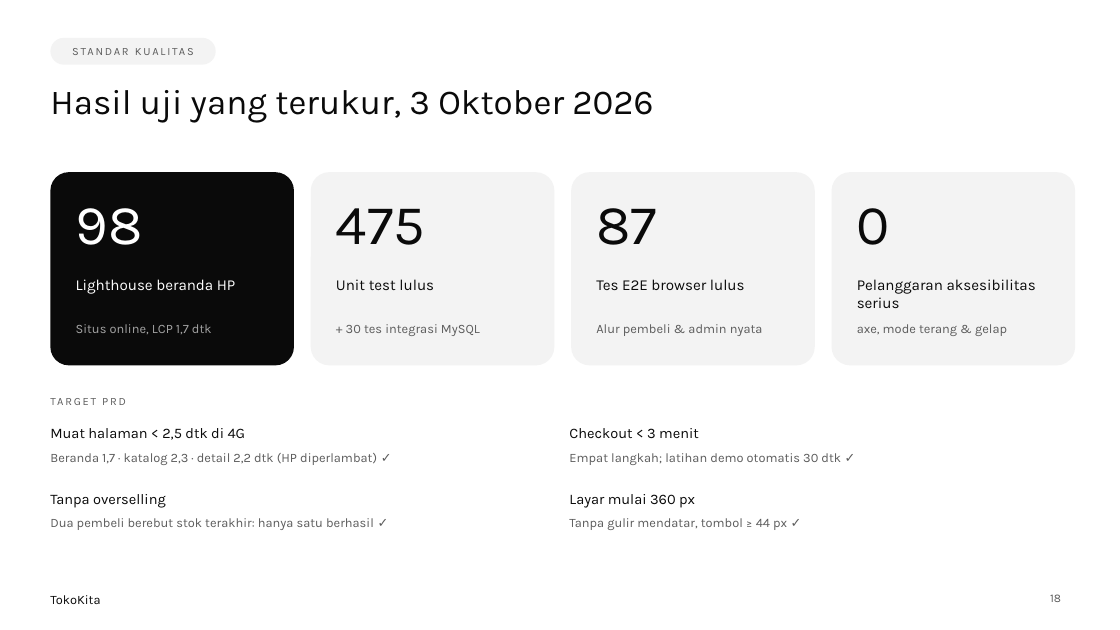
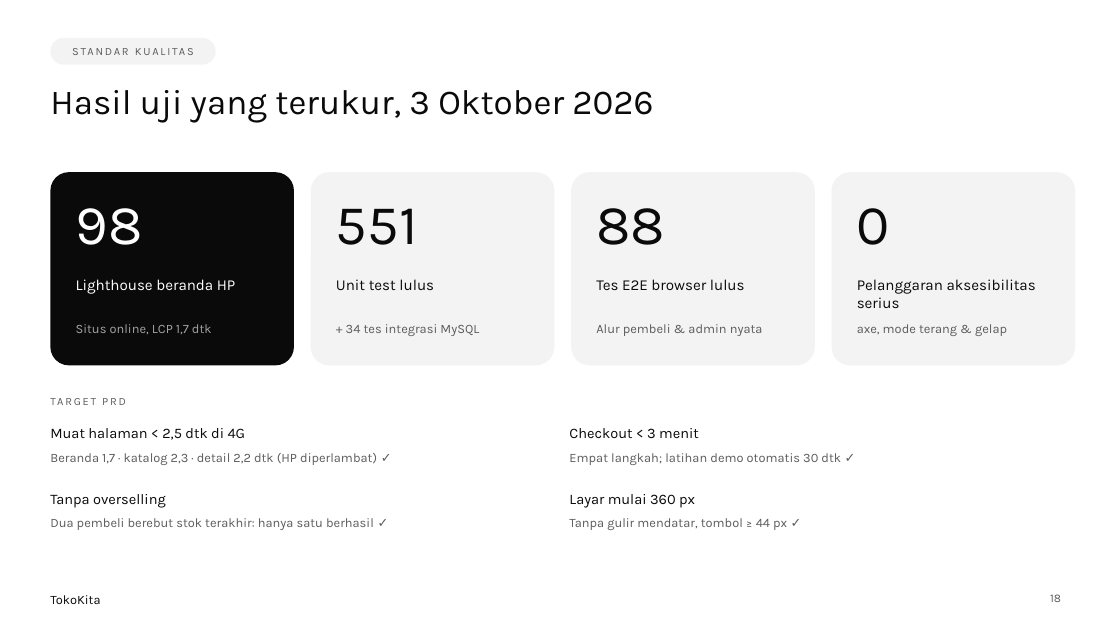
Before and after one commit to Magang-Project-Cmlabs/ecommerce, a slide deck: slide 18 of docs/Presentasi_ECommerce_TokoKita.pptx. Drawn at 1120x630 pixels with LibreOffice and Linux fonts; fonts in the diff are those of the drawing. Boxes give left, top, right and bottom in pixels: in the first picture for what was removed or moved away, otherwise in the second. Text is boxed around its words. In the diff, an @@ line names an element or a change of style, - is before the commit and + after.

```diff
--- a/docs/Presentasi_ECommerce_TokoKita.pptx
+++ b/docs/Presentasi_ECommerce_TokoKita.pptx
@@ text at [336,208,418,245]: text changed @@
-475
+551
@@ text at [596,208,665,245]: text changed @@
-87
+88
@@ text at [346,324,479,336]: text changed @@
-+ 30 tes integrasi MySQL
++ 34 tes integrasi MySQL
```
Also in this commit, not shown: 3 other slides changed, 8 other files.
